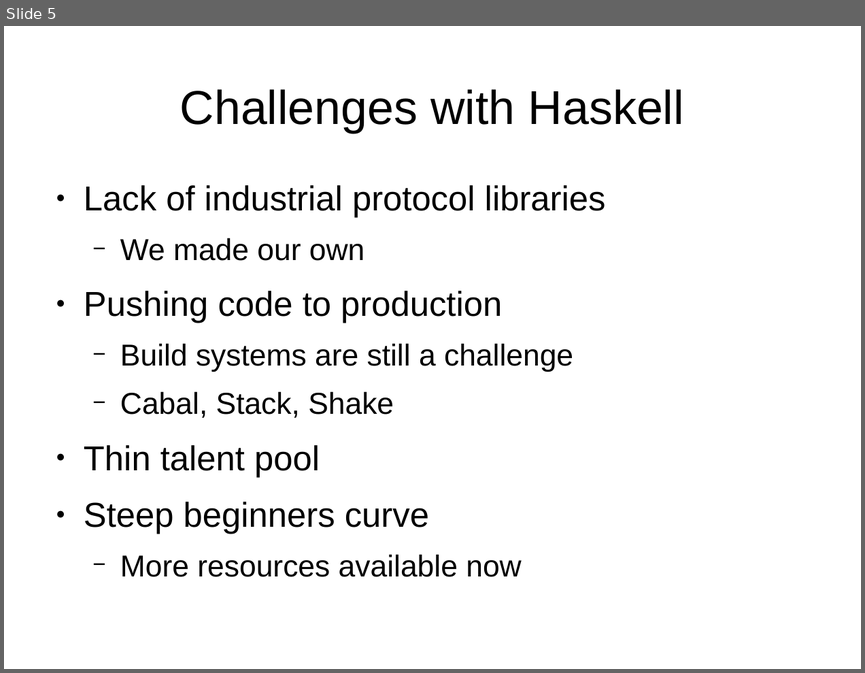
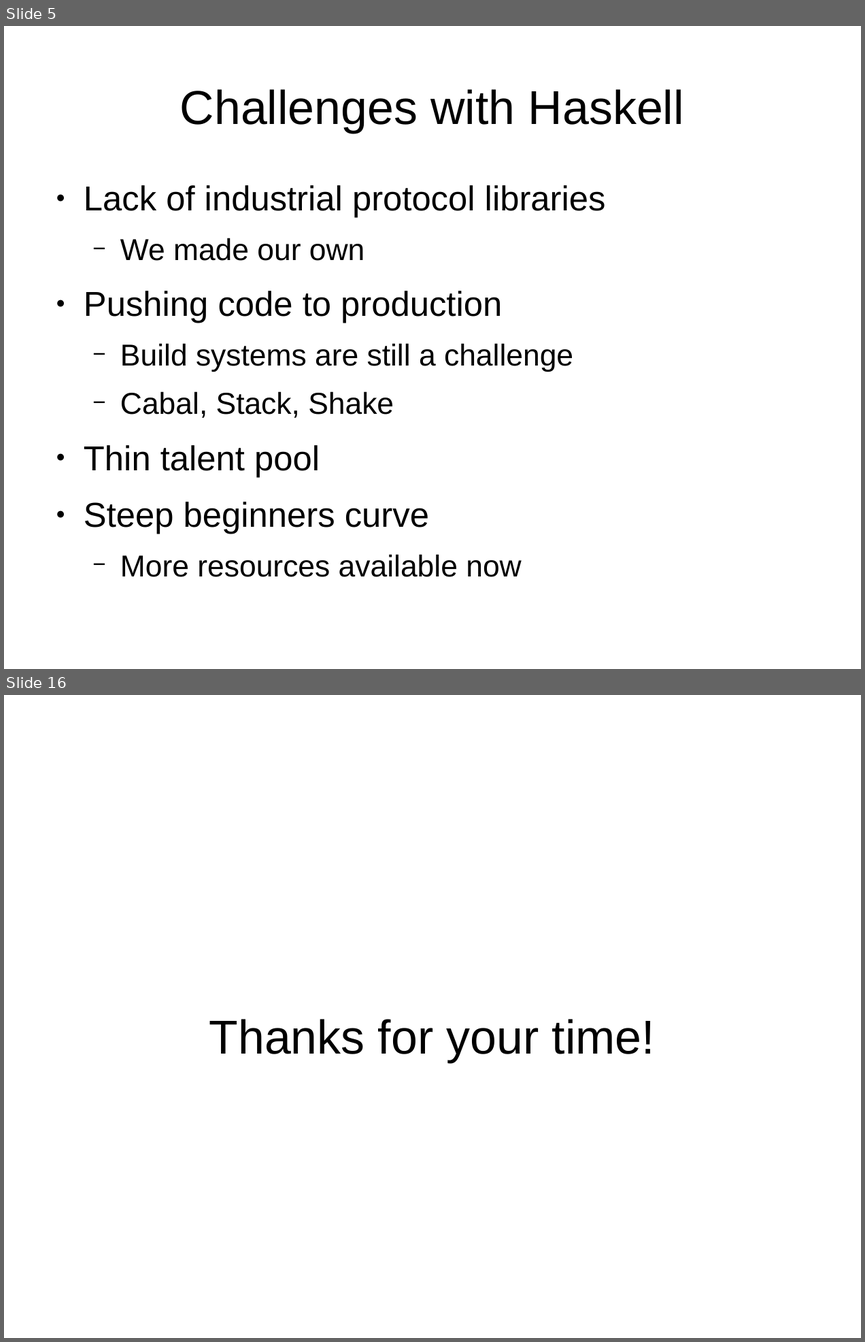
Before and after one commit to plow-technologies/presentations, a slide deck: onping-architecture.odp. Shown one above the other, each under a label of ours: slide 5 before the commit, slides 5 and 16 after it; the slides between them are not shown. The pictures are 865x673 and 865x1342 pixels, drawn with LibreOffice and Linux fonts; fonts in the diff are those of the drawing. Boxes give left, top, right and bottom in pixels: in the first picture for what was removed or moved away, otherwise in the second. Text is boxed around its words. In the diff, an @@ line names an element or a change of style, - is before the commit and + after.

```diff
--- a/onping-architecture.odp
+++ b/onping-architecture.odp
@@ slide 16 added at (4,695,861,1338), background #FFFFFF @@
@@ title added at (209,1019,655,1062), 44 pt, text #000000 @@
+Thanks for your time!
```
Also in this commit, not shown: 9 slides changed, 3 other slides added, 2 slides removed.
